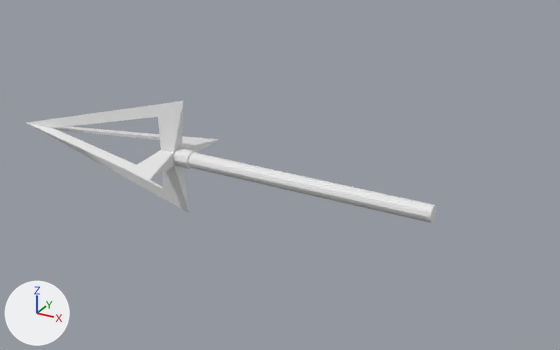
A saved change to the Blender file Resources/ArtSharing/JuliaArt/Weapons/Spells/Front of Arrow/Front of Arrow.blend.
One viewpoint serves both versions: a camera (50 mm lens) standing at (4.9, -5.32, 2.7) and looking at (1.88, 0.17, -0.04). The axes (+X, +Y, +Z) are drawn at lower left. The lights are the same throughout. The first picture is the older version.

The first picture shows 'Arrowhead', 'Arrowhead.001', 'Cylinder', 'Cylinder.001'.
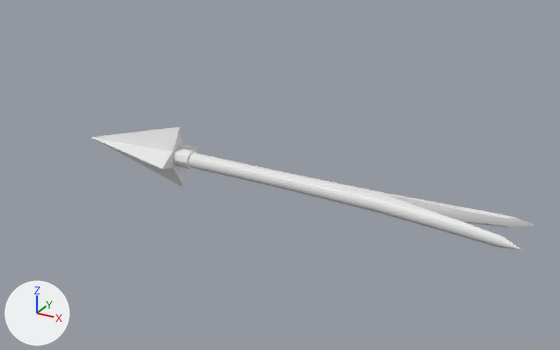
Scene script edits in JSON lines:
```json
{"op": "add", "block": "mat_shaft", "code": ["mat_shaft = principled_material('Shaft')", "mat_shaft.base_color = (0.8, 0.8, 0.8)  # white #e7e7e7"]}
{"op": "add", "block": "mat_arrow", "code": ["mat_arrow = principled_material('Arrow')", "mat_arrow.base_color = (0.8, 0.8, 0.8)  # white #e7e7e7"]}
{"block": "me_cube_008", "where": "# used by ob_arrowhead; location = (0.0, 0.0, 0.0); rotation_euler = (3.927, 0.0, 0.0), in degrees (225, 0, 0); scale = (1.0, 0.508, 0.508)"}
{"op": "remove", "block": "me_cube_008", "code": "me_cube_008.from_pydata(...)  # 21 vertices, 12 faces; spans x -1.0..1.0, y -0.77..0.77, z -0.77..0.77"}
{"op": "add", "block": "me_cube_008", "code": "me_cube_008.from_pydata(...)  # 5 vertices, 6 faces; spans x -0.13..0.95, y -0.42..0.42, z -0.42..0.42"}
{"block": "me_cube_008", "change": "me_cube_008 part 1: the whole mesh is rebuilt"}
{"op": "add", "block": "me_cube_008", "code": "me_cube_008.materials.append(mat_arrow)  # white #e7e7e7"}
{"block": "me_cylinder_003", "where": "# used by ob_cylinder_001; location = (0.979, 0.0, 0.0); rotation_euler = (0.0, 1.571, 0.0), in degrees (0, 90, 0); scale = (0.0861, 0.0861, 0.0861)"}
{"op": "remove", "block": "me_cylinder_003", "code": "me_cylinder_003.from_pydata(...)  # 24 vertices, 14 faces; spans x -1.0..1.0, y -1.0..1.0, z -1.0..1.0"}
{"op": "add", "block": "me_cylinder_003", "code": "me_cylinder_003.from_pydata(...)  # 156 vertices, 144 faces; spans x -1.0..1.0, y -2.82..2.15, z -1.0..35.83"}
{"block": "me_cylinder_003", "change": "me_cylinder_003 part 2: a new loose piece of 132 vertices spanning x -0.95..0.8, y -2.82..2.15, z 0.46..35.83, in mat_shaft (white #e7e7e7)"}
{"op": "add", "block": "me_cylinder_003", "code": "me_cylinder_003.materials.append(mat_shaft)  # white #e7e7e7"}
{"op": "add", "block": "me_cube_003", "code": ["me_cube_003 = bpy.data.meshes.new('Cube.003')", "me_cube_003.from_pydata([(-0.135, 0.0, 0.0), (0.893, -0.155, -0.155), (0.95, -0.417, 0.417), (0.95, 0.417, -0.417), (0.893, 0.155, 0.155)], [], [(2, 1, 4), (0, 3, 1), (4, 1, 3), (4, 3, 0), (2, 4, 0), (2, 0, 1)])", "me_cube_003.materials.append(mat_arrow)  # white #e7e7e7"]}
{"op": "remove", "block": "ob_cylinder", "code": ["ob_cylinder = bpy.data.objects.new('Cylinder', me_cylinder_001)", "ob_cylinder.location = (2.106, 0.0, 0.0)", "ob_cylinder.rotation_euler = (0.0, 1.571, 0.0)  # degrees (0, 90, 0)", "ob_cylinder.scale = (0.0723, 0.0723, 1.23)", "_m = ob_cylinder.modifiers.new('Bevel', 'BEVEL')", "_m.width = 0.02", "_m.width_pct = 0.02"]}
{"op": "remove", "block": "ob_arrowhead_001", "code": ["ob_arrowhead_001 = bpy.data.objects.new('Arrowhead.001', me_cube_006)", "ob_arrowhead_001.location = (0.0, 0.0, 0.0)", "ob_arrowhead_001.rotation_euler = (2.356, 0.0, 0.0)  # degrees (135, 0, 0)", "ob_arrowhead_001.scale = (1.0, 0.508, 0.508)"]}
{"op": "add", "block": "ob_arrowhead_002", "code": ["ob_arrowhead_002 = bpy.data.objects.new('Arrowhead.002', me_cube_003)", "ob_arrowhead_002.location = (0.0, 0.0, 0.0)", "ob_arrowhead_002.rotation_euler = (5.498, 0.0, 0.0)  # degrees (315, 0, 0)", "ob_arrowhead_002.scale = (1.0, 0.508, 0.508)"]}
```

Location of each change, [x1, y1, x2, y2] in pixels of the pictures (560 x 350 px):
```json
{"object": "Cylinder.001", "change": "reshaped", "before": [173, 148, 197, 169], "after": [173, 148, 533, 249], "on screen": "1344% wider, 364% taller"}
{"object": "Cylinder", "change": "deleted", "before": [188, 152, 436, 223]}
{"object": "Arrowhead.001", "change": "deleted", "before": [27, 101, 189, 213]}
{"object": "Arrowhead", "change": "reshaped", "before": [27, 123, 219, 180], "after": [91, 137, 200, 169], "on screen": "43% narrower, 43% shorter"}
{"object": "Arrowhead.002", "change": "added", "after": [92, 127, 184, 187]}
{"part": 2, "of": "me_cylinder_003", "change": "added", "after": [188, 153, 533, 249]}
```
